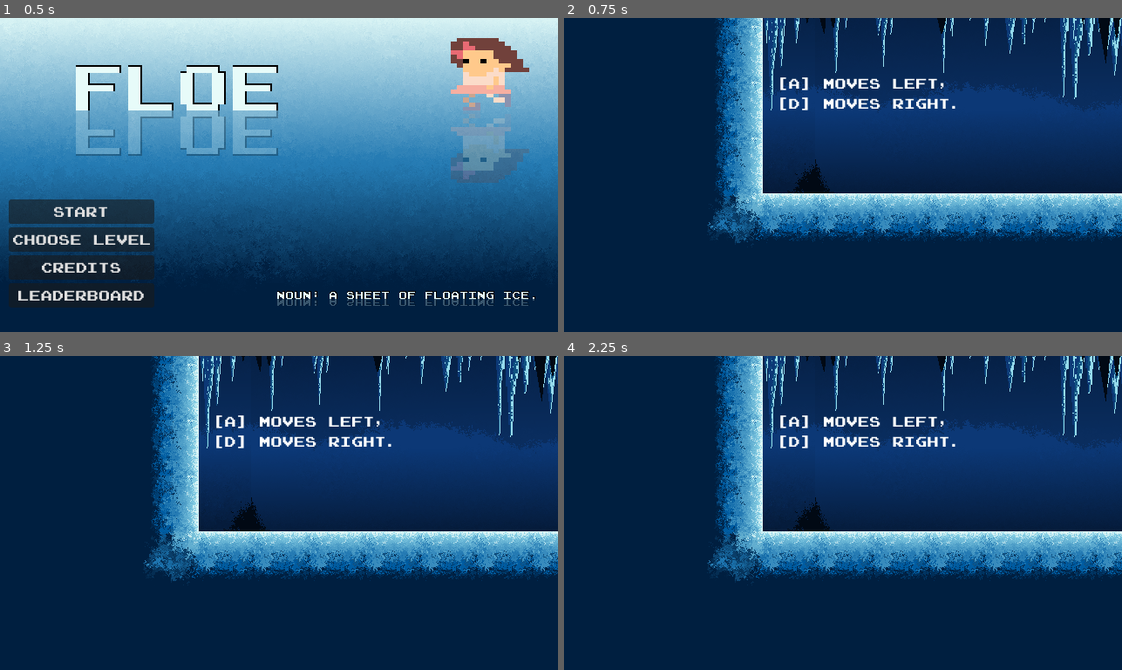
Above: before the commit, frames 1-4 (two rows, left to right).
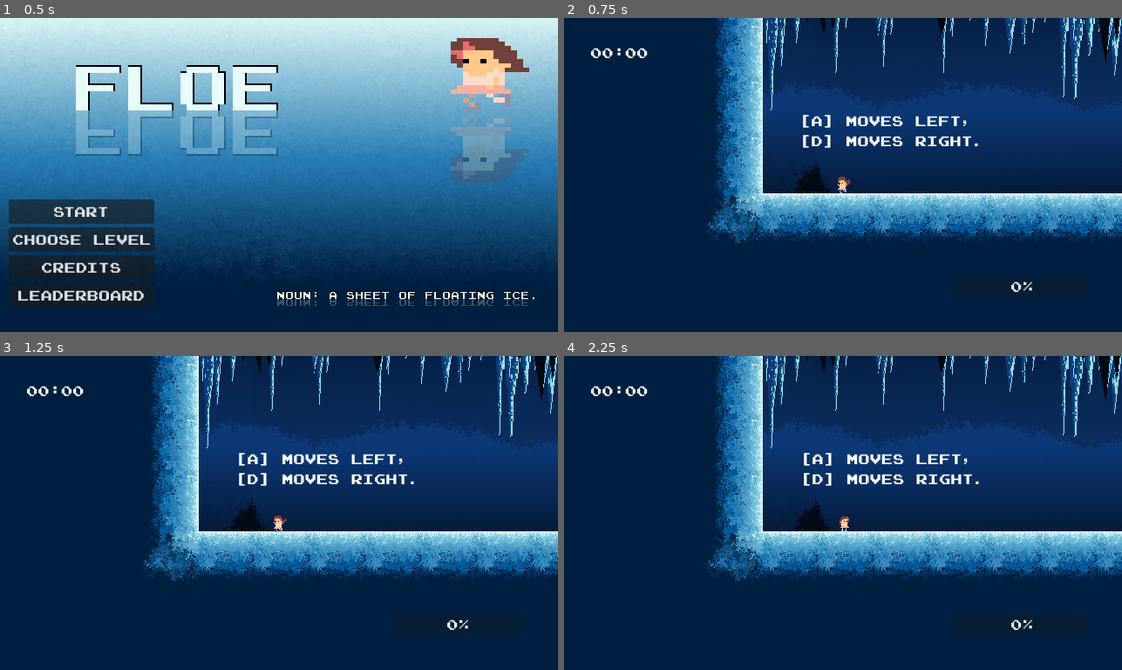
Above: after the commit, the same moments.

Repository: Bitsilisk/speedjam-8
Game: Godot game, scene res://scenes/main.tscn
Two runs of this game, one before a commit and one after it. Both use one fixed random seed, a clock stepped at 60 frames per second and the inputs below.
Inputs (mouse positions are in pixels of both pictures, inside the frame that each line leads up to):
- Up to frame 1 (0.5 s): no input
- Up to frame 2 (0.75 s): click "Start" at 0.5 s
- Up to frame 3 (1.25 s): no input
- Up to frame 4 (2.25 s): tap R (restart) at 1.25, 2 s; move the mouse to (965, 497) at 1.27 s; hold D (move_right) 1.28-2.03 s; tap Shift (dash) at 1.35, 2.1 s; click (965, 497) at 1.42 s; tap Space (jump) at 1.52 s; move the mouse to (731, 528) at 2.02 s; hold Left (left) from 2.03 s (still down)

Frame 1 is identical in both runs. In frame 2, 2.4% of the frame differs, in the area x 4-84%, y 9-88%; in frame 3, 2.4%; in frame 4, 2.3%.
Error in both runs: Invalid access to property or key 'player_identifier' on a base object of type 'Nil'. (res://scripts/leaderboard.gd:81)

Commit message:
fixed conflict

Diff:
--- a/scenes/player.tscn
+++ b/scenes/player.tscn
@@ -12,9 +12,23 @@
 [ext_resource type="AudioStream" uid="uid://dgou43k34uiwd" path="res://assets/audio/sfx/icy_land1.wav" id="10_grmmi"]
 [ext_resource type="AudioStream" uid="uid://cieq8pa0x2tmm" path="res://assets/audio/sfx/icy_splat1.wav" id="11_vkwcc"]
 [ext_resource type="Texture2D" uid="uid://s2akhmmw2m1w" path="res://assets/art/vfx/star.png" id="12_3q7mm"]
-[ext_resource type="AudioStream" uid="uid://wll57brepee4" path="res://assets/audio/sfx/icy_dash.wav" id="12_7p3yj"]
 [ext_resource type="Texture2D" uid="uid://c6htffp1nkn1l" path="res://assets/art/vfx/rainbow_vfx.png" id="13_s520c"]
 [ext_resource type="AudioStream" uid="uid://cwktxlaw3ulih" path="res://assets/audio/music/Icy-Fun.ogg" id="14_7rj2t"]
+
+[sub_resource type="Animation" id="Animation_gfffn"]
+length = 0.001
+tracks/0/type = "value"
+tracks/0/imported = false
+tracks/0/enabled = true
+tracks/0/path = NodePath("sfx_splat:playing")
+tracks/0/interp = 1
+tracks/0/loop_wrap = true
+tracks/0/keys = {
+"times": PackedFloat32Array(0),
+"transitions": PackedFloat32Array(1),
+"update": 1,
+"values": [true]
+}
 
 [sub_resource type="Animation" id="Animation_l1f8a"]
 length = 0.3
@@ -404,13 +418,7 @@
 
 [node name="sfx_splat" type="AudioStreamPlayer" parent="."]
 stream = ExtResource("11_vkwcc")
-volume_db = -5.0
-bus = &"SFX"
-
-[node name="sfx_dash" type="AudioStreamPlayer" parent="."]
-stream = ExtResource("12_7p3yj")
 volume_db = -2.0
-max_polyphony = 2
 bus = &"SFX"
 
 [node name="DashParticles" type="GPUParticles2D" parent="."]
--- a/scenes/testbed_2.tscn
+++ b/scenes/testbed_2.tscn
@@ -1,9 +1,8 @@
-[gd_scene load_steps=28 format=4 uid="uid://c35p46nb6m26w"]
+[gd_scene load_steps=27 format=4 uid="uid://c35p46nb6m26w"]
 
 [ext_resource type="Texture2D" uid="uid://bpsg5t6kxamyr" path="res://assets/art/Tilemap/tilemap_levels2.png" id="1_x57sf"]
 [ext_resource type="Texture2D" uid="uid://dcwyewygmjxn4" path="res://assets/art/Tilemap/tilemap_levels3.png" id="2_cww44"]
 [ext_resource type="PackedScene" uid="uid://domm6pbbbfsyr" path="res://scenes/player.tscn" id="3_oi42w"]
-[ext_resource type="Script" path="res://addons/phantom_camera/scripts/phantom_camera_host/phantom_camera_host.gd" id="4_prgd1"]
 [ext_resource type="Texture2D" uid="uid://btlc4o0enf0kb" path="res://assets/art/Tilemap/end_flag.png" id="6_s4wqf"]
 [ext_resource type="Script" path="res://scripts/tutorial_follow_text.gd" id="6_vr8sl"]
 [ext_resource type="Texture2D" uid="uid://b8rykpel0y8vy" path="res://assets/art/Tilemap/Parallax/1st_layer.png" id="7_x6ugl"]
@@ -856,11 +855,6 @@
 position = Vector2(-612, 11)
 metadata/_edit_lock_ = true
 
-[node name="PhantomCameraHost" type="Node" parent="Camera2D"]
-process_priority = 300
-process_physics_priority = 300
-script = ExtResource("4_prgd1")
-
 [node name="tutorial 1" type="Node2D" parent="."]
 
 [node name="level_end" type="Area2D" parent="."]
